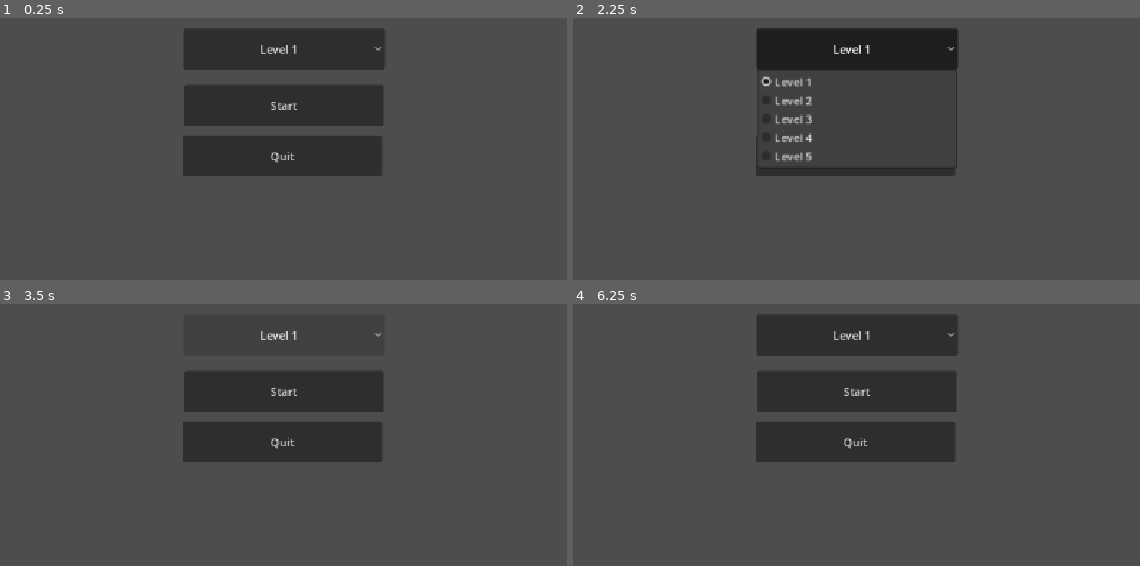
Above: before the commit, frames 1-4 (two rows, left to right).
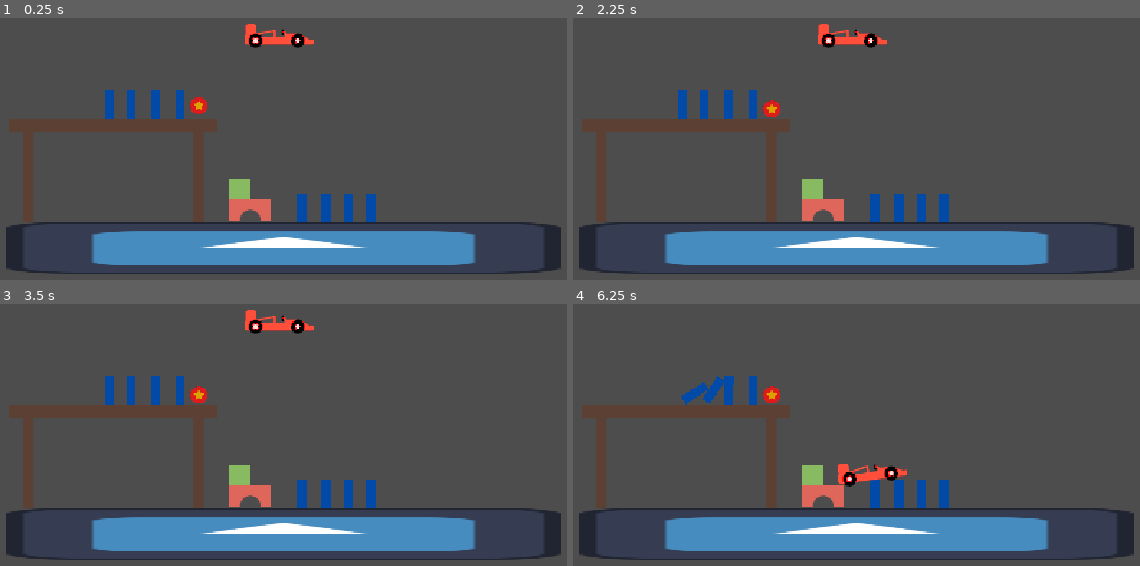
Above: after the commit, the same moments.

Repository: TimTich/toymino
Game: Godot game, scene res://scenes/level1.tscn
The game is run twice, just before and just after one commit, with the same random seed, the same clock (stepped at 60 frames per second) and the same inputs. Before the commit the project starts from res://Scripts/title_screen.tscn. The engine's default icon, where the game draws it, is replaced by a stand-in: a white triangle on a blue panel in a dark square.
Inputs (mouse positions are in pixels of both pictures, inside the frame that each line leads up to):
- Up to frame 1 (0.25 s): no input
- Up to frame 2 (2.25 s): click (856, 104) at 0.5 s, where only the run before the commit has a clickable "Start"; click (856, 104) at 1.25 s, where only the run before the commit has a clickable "Start"; click (856, 49) at 2 s, where only the run before the commit has a clickable "Level 1"
- Up to frame 3 (3.5 s): click (283, 335) at 2.75 s, where only the run before the commit has a clickable "Level 1"
- Up to frame 4 (6.25 s): click (856, 390) at 3.5 s, where only the run before the commit has a clickable "Start"; click (856, 335) at 4.25 s, where only the run before the commit has a clickable "Level 1"; tap Enter at 5 s; move the mouse to (1032, 324) at 5.02 s; hold Space (start, bound only after the commit) 5.03-5.78 s; click (1032, 324) at 5.17 s; move the mouse to (697, 369) at 5.77 s; tap Space (start, bound only after the commit) at 5.85 s; click (697, 369) at 5.92 s

The runs differ from the first frame. In frame 1, 32% of the frame differs, in the area x 1-99%, y 2-98%; in frame 2, 24%; in frame 3, 27%; in frame 4, 32%, in the area x 1-99%, y 4-98%.

Commit message:
Add a ton of stuff

Diff:
--- a/project.godot
+++ b/project.godot
@@ -11,7 +11,7 @@
 [application]
 
 config/name="toymino"
-run/main_scene="uid://dv0jyh8rw0xi6"
+run/main_scene="uid://bwstegqqrrj3m"
 config/features=PackedStringArray("4.7", "GL Compatibility")
 config/icon="res://icon.svg"
 
@@ -19,6 +19,20 @@
 
 window/stretch/mode="canvas_items"
 window/stretch/aspect="expand"
+
+[input]
+
+start={
+"deadzone": 0.2,
+"events": [Object(InputEventKey,"resource_local_to_scene":false,"resource_name":"","device":-1,"window_id":0,"alt_pressed":false,"shift_pressed":false,"ctrl_pressed":false,"meta_pressed":false,"pressed":false,"keycode":0,"physical_keycode":32,"key_label":0,"unicode":32,"location":0,"echo":false,"script":null)
+]
+}
+
+[layer_names]
+
+2d_physics/layer_1="default"
+2d_physics/layer_2="toy"
+2d_physics/layer_3="floor"
 
 [physics]
 
--- /dev/null
+++ b/scenes/environment/tafel/tafel.tscn
@@ -0,0 +1,17 @@
+[gd_scene format=3 uid="uid://ctkg5mnpx1f1f"]
+
+[ext_resource type="Texture2D" uid="uid://b4wymh0nuybs3" path="res://scenes/environment/tafel/Tafel.png" id="1_pf8h7"]
+
+[sub_resource type="RectangleShape2D" id="RectangleShape2D_1os0n"]
+size = Vector2(300, 20)
+
+[node name="Tafel" type="StaticBody2D" unique_id=833002844]
+collision_layer = 5
+
+[node name="CollisionShape2D" type="CollisionShape2D" parent="." unique_id=531060691]
+position = Vector2(0, -65)
+shape = SubResource("RectangleShape2D_1os0n")
+
+[node name="Sprite" type="Sprite2D" parent="." unique_id=1559617383]
+z_index = 1
+texture = ExtResource("1_pf8h7")
--- /dev/null
+++ b/scenes/environment/trap_klein/trap_klein.tscn
@@ -0,0 +1,23 @@
+[gd_scene format=3 uid="uid://dhi84ownjbe5o"]
+
+[ext_resource type="Texture2D" uid="uid://ckqdcn8b06cmo" path="res://scenes/environment/trap_klein/Trap klein.png" id="1_gvwmr"]
+
+[sub_resource type="RectangleShape2D" id="RectangleShape2D_1os0n"]
+size = Vector2(30, 30)
+
+[sub_resource type="RectangleShape2D" id="RectangleShape2D_bqc7i"]
+size = Vector2(60, 30)
+
+[node name="TrapKlein" type="StaticBody2D" unique_id=888224850]
+collision_layer = 5
+
+[node name="Sprite" type="Sprite2D" parent="." unique_id=1903860856]
+texture = ExtResource("1_gvwmr")
+
+[node name="TopBlockCollider" type="CollisionShape2D" parent="." unique_id=255180505]
+position = Vector2(-15, -15)
+shape = SubResource("RectangleShape2D_1os0n")
+
+[node name="BottomBlockCollider" type="CollisionShape2D" parent="." unique_id=968624542]
+position = Vector2(0, 15)
+shape = SubResource("RectangleShape2D_bqc7i")
--- /dev/null
+++ b/scenes/level1.tscn
@@ -0,0 +1,69 @@
+[gd_scene format=3 uid="uid://bwstegqqrrj3m"]
+
+[ext_resource type="Texture2D" uid="uid://chsuvq0ajaae3" path="res://icon.svg" id="1_6sh32"]
+[ext_resource type="PackedScene" uid="uid://c66svb00pd7n5" path="res://scenes/toys/domino/domino.tscn" id="2_ejswk"]
+[ext_resource type="PackedScene" uid="uid://ctkg5mnpx1f1f" path="res://scenes/environment/tafel/tafel.tscn" id="3_bbk5w"]
+[ext_resource type="PackedScene" uid="uid://dhi84ownjbe5o" path="res://scenes/environment/trap_klein/trap_klein.tscn" id="4_conm7"]
+[ext_resource type="PackedScene" uid="uid://bj4mnvhospm4u" path="res://scenes/toys/ball/ball.tscn" id="5_d3jkd"]
+[ext_resource type="PackedScene" uid="uid://bd72ravr51va2" path="res://scenes/toys/car/car.tscn" id="6_u3awl"]
+
+[sub_resource type="RectangleShape2D" id="RectangleShape2D_1os0n"]
+size = Vector2(800, 75)
+
+[node name="LevelManager" type="Node" unique_id=902343664]
+
+[node name="Level1" type="Node2D" parent="." unique_id=1387798288]
+
+[node name="Floor" type="StaticBody2D" parent="Level1" unique_id=189274120]
+position = Vector2(180, 565)
+collision_layer = 5
+
+[node name="Sprite2D" type="Sprite2D" parent="Level1/Floor" unique_id=1364646237]
+position = Vector2(393.99997, 26.499996)
+scale = Vector2(6.2499995, 0.5859375)
+texture = ExtResource("1_6sh32")
+
+[node name="CollisionShape2D" type="CollisionShape2D" parent="Level1/Floor" unique_id=446575521]
+position = Vector2(394, 26.5)
+shape = SubResource("RectangleShape2D_1os0n")
+
+[node name="Domino" parent="Level1" unique_id=1991590098 instance=ExtResource("2_ejswk")]
+position = Vector2(323, 384)
+isFirst = true
+
+[node name="Domino2" parent="Level1" unique_id=564463175 instance=ExtResource("2_ejswk")]
+position = Vector2(355, 384)
+tipImpulse = Vector2(70, 0)
+
+[node name="Domino3" parent="Level1" unique_id=2104497383 instance=ExtResource("2_ejswk")]
+position = Vector2(389, 384)
+tipImpulse = Vector2(70, 0)
+
+[node name="Domino4" parent="Level1" unique_id=524222818 instance=ExtResource("2_ejswk")]
+position = Vector2(425, 384)
+tipImpulse = Vector2(70, 0)
+
+[node name="Tafel" parent="Level1" unique_id=833002844 instance=ExtResource("3_bbk5w")]
+position = Vector2(329, 480)
+
+[node name="TrapKlein" parent="Level1" unique_id=888224850 instance=ExtResource("4_conm7")]
+position = Vector2(526, 522)
+
+[node name="Ball" parent="Level1" unique_id=710849021 instance=ExtResource("5_d3jkd")]
+position = Vector2(452, 384)
+can_sleep = false
+
+[node name="Domino5" parent="Level1" unique_id=246086847 instance=ExtResource("2_ejswk")]
+position = Vector2(600, 532)
+
+[node name="Domino6" parent="Level1" unique_id=495719941 instance=ExtResource("2_ejswk")]
+position = Vector2(635, 532)
+
+[node name="Domino7" parent="Level1" unique_id=495243564 instance=ExtResource("2_ejswk")]
+position = Vector2(667, 532)
+
+[node name="Domino8" parent="Level1" unique_id=1314929499 instance=ExtResource("2_ejswk")]
+position = Vector2(699, 532)
+
+[node name="Car2" parent="Level1" unique_id=1451795916 instance=ExtResource("6_u3awl")]
+position = Vector2(567, 287)
--- /dev/null
+++ b/scenes/toys/ball/ball.tscn
@@ -0,0 +1,19 @@
+[gd_scene format=3 uid="uid://bj4mnvhospm4u"]
+
+[ext_resource type="Texture2D" uid="uid://bahrmehw240qs" path="res://scenes/toys/ball/Bal.png" id="1_vb10y"]
+
+[sub_resource type="PhysicsMaterial" id="PhysicsMaterial_ovev1"]
+friction = 0.5
+bounce = 0.75
+
+[sub_resource type="CircleShape2D" id="CircleShape2D_1os0n"]
+radius = 13.0
+
+[node name="Ball" type="RigidBody2D" unique_id=710849021]
+physics_material_override = SubResource("PhysicsMaterial_ovev1")
+
+[node name="Sprite2D" type="Sprite2D" parent="." unique_id=351957701]
+texture = ExtResource("1_vb10y")
+
+[node name="CollisionShape2D" type="CollisionShape2D" parent="." unique_id=849760672]
+shape = SubResource("CircleShape2D_1os0n")
--- /dev/null
+++ b/scenes/toys/car/car.gd
@@ -0,0 +1,86 @@
+class_name Car
+extends RigidBody2D
+
+@export var speed := 100.00
+var isActivated := false
+
+var default_layer: int
+var default_mask: int
+var isInPlay := false
+var isHeld := false
+
+@export var colliders: Array[CollisionShape2D]
+@onready var detection_area: Area2D = %DetectionArea
+@export var placementCheckers: Array[PlacementChecker]
+var isLegal := false
+var gravity = ProjectSettings.get_setting("physics/2d/default_gravity")
+
+func _ready() -> void:
+	default_layer = collision_layer
+	default_mask = collision_mask
+	check_legality()
+	handle_legality()
+
+func enter_play():
+	isInPlay = true
+	for collider in colliders:
+		collider.disabled = false
+	detection_area.monitoring = false
+	freeze = false
+
+func _physics_process(_delta: float) -> void:
+	if isHeld and Input.is_mouse_button_pressed(MOUSE_BUTTON_LEFT):
+		global_position = get_global_mouse_position()
+	else:
+		release_toy()
+
+	if isActivated:
+		apply_force(Vector2(speed, 0))
+
+func _on_detection_area_body_entered(body: Node2D) -> void:
+	if body is Domino:
+		print(str(body))
+		isActivated = true
+
+func release_toy() -> void:
+	isHeld = false
+	collision_layer = default_layer
+	collision_mask = default_mask
+
+func hold_toy() -> void:
+	isHeld = true
+	collision_layer = 0
+	collision_mask = 0
+
+func check_legality() -> void:
+	for placementChecker in placementCheckers:
+		if not placementChecker.isLegal:
+			isLegal = false
+			return
+	isLegal = true
+
+func handle_legality() -> void:
+	if isLegal:
+		self.modulate.r = 0
+	else:
+		self.modulate.r = 255
+
+func _on_placement_checker_state_changed() -> void:
+	if not isInPlay:
+		check_legality()
+		handle_legality()
+
+func _input(event: InputEvent) -> void:
+	if event.is_action_pressed("start"):
+		enter_play()
+	if event is InputEventMouseButton and not isInPlay:
+		if event.is_released():
+			check_legality()
+			handle_legality()
+
+
+func _input_event(_viewport: Viewport, event: InputEvent, _shape_idx: int) -> void:
+	if event is InputEventMouseButton:
+		if event.button_index == MOUSE_BUTTON_LEFT:
+			if event.pressed and not isInPlay:
+				hold_toy()
--- /dev/null
+++ b/scenes/toys/car/car.tscn
@@ -0,0 +1,94 @@
+[gd_scene format=3 uid="uid://bd72ravr51va2"]
+
+[ext_resource type="Texture2D" uid="uid://l0vvtv2o5l0j" path="res://scenes/toys/car/Raceauto.png" id="1_osa16"]
+[ext_resource type="Script" uid="uid://77fq6e6fim8m" path="res://scenes/toys/car/car.gd" id="1_p4ltx"]
+[ext_resource type="PackedScene" uid="uid://dpslc32nt4ss5" path="res://scenes/util/placement_checker/placement_checker.tscn" id="3_pglbh"]
+
+[sub_resource type="PhysicsMaterial" id="PhysicsMaterial_p4ltx"]
+friction = 0.0
+
+[sub_resource type="RectangleShape2D" id="RectangleShape2D_1os0n"]
+size = Vector2(20, 18)
+
+[sub_resource type="CircleShape2D" id="CircleShape2D_1os0n"]
+radius = 11.0
+
+[sub_resource type="RectangleShape2D" id="RectangleShape2D_bqc7i"]
+size = Vector2(100, 14)
+
+[sub_resource type="CapsuleShape2D" id="CapsuleShape2D_1os0n"]
+radius = 19.0
+height = 114.0
+
+[sub_resource type="RectangleShape2D" id="RectangleShape2D_2ku1j"]
+size = Vector2(20, 5)
+
+[sub_resource type="RectangleShape2D" id="RectangleShape2D_pglbh"]
+size = Vector2(20, 5)
+
+[sub_resource type="RectangleShape2D" id="RectangleShape2D_8nlcp"]
+size = Vector2(100, 30)
+
+[node name="Car" type="RigidBody2D" unique_id=1546457409 node_paths=PackedStringArray("colliders", "placementCheckers")]
+collision_mask = 3
+input_pickable = true
+physics_material_override = SubResource("PhysicsMaterial_p4ltx")
+can_sleep = false
+freeze = true
+script = ExtResource("1_p4ltx")
+colliders = [NodePath("SpoilerCollider"), NodePath("BackTireCollider"), NodePath("FrontTireCollider"), NodePath("BodyCollider")]
+placementCheckers = [NodePath("LeftPlacementChecker"), NodePath("RightPlacementChecker"), NodePath("PlacementChecker")]
+
+[node name="Sprite2D" type="Sprite2D" parent="." unique_id=926077010]
+texture = ExtResource("1_osa16")
+
+[node name="SpoilerCollider" type="CollisionShape2D" parent="." unique_id=269414400]
+position = Vector2(-40, -9)
+shape = SubResource("RectangleShape2D_1os0n")
+
+[node name="BackTireCollider" type="CollisionShape2D" parent="." unique_id=1212192066]
+position = Vector2(-33, 6)
+shape = SubResource("CircleShape2D_1os0n")
+
+[node name="FrontTireCollider" type="CollisionShape2D" parent="." unique_id=1045817574]
+position = Vector2(27, 6)
+shape = SubResource("CircleShape2D_1os0n")
+
+[node name="BodyCollider" type="CollisionShape2D" parent="." unique_id=1275804152]
+position = Vector2(0, 5)
+shape = SubResource("RectangleShape2D_bqc7i")
+
+[node name="DetectionArea" type="Area2D" parent="." unique_id=1226698287]
+unique_name_in_owner = true
+position = Vector2(-1, -6)
+input_pickable = false
+monitoring = false
+
+[node name="CollisionShape2D" type="CollisionShape2D" parent="DetectionArea" unique_id=2010947514]
+position = Vector2(0, 1)
+rotation = 1.5707964
+shape = SubResource("CapsuleShape2D_1os0n")
+
+[node name="LeftPlacementChecker" parent="." unique_id=1327250746 instance=ExtResource("3_pglbh")]
+
+[node name="CollisionShape2D" type="CollisionShape2D" parent="LeftPlacementChecker" unique_id=1546994929]
+position = Vector2(-33, 14.5)
+shape = SubResource("RectangleShape2D_2ku1j")
+
+[node name="RightPlacementChecker" parent="." unique_id=136693569 instance=ExtResource("3_pglbh")]
+
+[node name="CollisionShape2D2" type="CollisionShape2D" parent="RightPlacementChecker" unique_id=923552322]
+position = Vector2(26.82, 14.5)
+shape = SubResource("RectangleShape2D_pglbh")
+
+[node name="PlacementChecker" parent="." unique_id=1753617043 instance=ExtResource("3_pglbh")]
+collision_mask = 1
+isReverse = true
+
+[node name="CollisionShape2D" type="CollisionShape2D" parent="PlacementChecker" unique_id=437414683]
+position = Vector2(0, -3)
+shape = SubResource("RectangleShape2D_8nlcp")
+
+[connection signal="body_entered" from="DetectionArea" to="." method="_on_detection_area_body_entered"]
+[connection signal="stateChanged" from="LeftPlacementChecker" to="." method="_on_placement_checker_state_changed"]
+[connection signal="stateChanged" from="PlacementChecker" to="." method="_on_placement_checker_state_changed"]
--- /dev/null
+++ b/scenes/toys/domino/domino.gd
@@ -0,0 +1,23 @@
+class_name Domino
+extends RigidBody2D
+
+@export var isFirst := false
+@export var tipImpulse := Vector2(100, 0)
+var isFallen := false
+@export_range(0, 90) var fallThreshold := 40.0
+@onready var check_fall_state_timer: Timer = %CheckFallStateTimer
+@onready var tipping_point: Marker2D = %TippingPoint
+
+func _input(event: InputEvent) -> void:
+	if event.is_action("start") and isFirst:
+		tip_piece()
+
+func tip_piece() -> void:
+	var offset:= to_local(tipping_point.global_position)
+	apply_impulse(tipImpulse, offset)
+
+func check_fall_state() -> void:
+	if abs(rotation_degrees) > fallThreshold:
+		isFallen = true
+		print_debug(str(self) + " has fallen.")
+		check_fall_state_timer.queue_free()
--- /dev/null
+++ b/scenes/toys/domino/domino.tscn
@@ -0,0 +1,36 @@
+[gd_scene format=3 uid="uid://c66svb00pd7n5"]
+
+[ext_resource type="Script" uid="uid://bh1sjgfbbjylx" path="res://scenes/toys/domino/domino.gd" id="1_pay6r"]
+[ext_resource type="Texture2D" uid="uid://dex7kwvwkvw1p" path="res://scenes/toys/domino/sprites/Domino blauw.png" id="2_pay6r"]
+
+[sub_resource type="PhysicsMaterial" id="PhysicsMaterial_pay6r"]
+friction = 0.25
+
+[sub_resource type="RectangleShape2D" id="RectangleShape2D_bqc7i"]
+size = Vector2(13, 40)
+
+[node name="Domino" type="RigidBody2D" unique_id=1991590098]
+collision_layer = 3
+physics_material_override = SubResource("PhysicsMaterial_pay6r")
+can_sleep = false
+max_contacts_reported = 3
+script = ExtResource("1_pay6r")
+tipImpulse = Vector2(30, 0)
+
+[node name="Sprite" type="Sprite2D" parent="." unique_id=1306648110]
+unique_name_in_owner = true
+texture = ExtResource("2_pay6r")
+
+[node name="CollisionShape" type="CollisionShape2D" parent="." unique_id=1033116433]
+shape = SubResource("RectangleShape2D_bqc7i")
+
+[node name="CheckFallStateTimer" type="Timer" parent="." unique_id=1526146502]
+unique_name_in_owner = true
+wait_time = 0.1
+autostart = true
+
+[node name="TippingPoint" type="Marker2D" parent="." unique_id=1009242126]
+unique_name_in_owner = true
+position = Vector2(0, -17)
+
+[connection signal="timeout" from="CheckFallStateTimer" to="." method="check_fall_state"]
--- /dev/null
+++ b/scenes/util/placement_checker/placement_checker.gd
@@ -0,0 +1,29 @@
+class_name PlacementChecker
+extends Area2D
+
+@export var isReverse := false
+var isLegal := false
+
+signal stateChanged()
+
+var containingBodies: Array[Node2D] = []
+
+func _ready() -> void:
+	if isReverse:
+		isLegal = !isLegal
+
+func _on_body_entered(body: Node2D) -> void:
+	containingBodies.append(body)
+	check_legality()
+	stateChanged.emit()
+
+func _on_body_exited(body: Node2D) -> void:
+	var index = containingBodies.find(body)
+	containingBodies.remove_at(index)
+	check_legality()
+	stateChanged.emit()
+
+func check_legality() -> void:
+	if isReverse:
+		print(containingBodies)
+	isLegal = containingBodies.is_empty() if isReverse else not containingBodies.is_empty()
--- /dev/null
+++ b/scenes/util/placement_checker/placement_checker.tscn
@@ -0,0 +1,12 @@
+[gd_scene format=3 uid="uid://dpslc32nt4ss5"]
+
+[ext_resource type="Script" uid="uid://de77pp6bhaqp5" path="res://scenes/util/placement_checker/placement_checker.gd" id="1_73pgm"]
+
+[node name="PlacementChecker" type="Area2D" unique_id=1327250746]
+collision_layer = 0
+collision_mask = 4
+input_pickable = false
+script = ExtResource("1_73pgm")
+
+[connection signal="body_entered" from="." to="." method="_on_body_entered"]
+[connection signal="body_exited" from="." to="." method="_on_body_exited"]
Binary file added: scenes/environment/tafel/Tafel.png
Not shown, added: scenes/environment/tafel/Tafel.png.import
Binary file added: scenes/environment/trap_klein/Trap klein.png
Not shown, added: scenes/environment/trap_klein/Trap klein.png.import
Binary file added: scenes/toys/ball/Bal.png
Not shown, added: scenes/toys/ball/Bal.png.import
Binary file added: scenes/toys/car/Raceauto.png
Not shown, added: scenes/toys/car/Raceauto.png.import
Not shown, added: scenes/toys/car/car.gd.uid
Not shown, added: scenes/toys/domino/domino.gd.uid
Binary file added: scenes/toys/domino/sprites/Domino blauw.png
Not shown, added: scenes/toys/domino/sprites/Domino blauw.png.import
(and 9 more such lines)
